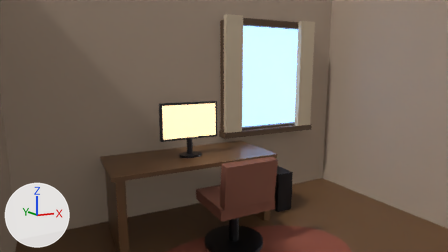
What one commit did to the Blender file Blender/CozyDeskRoom/cozydeskroom.blend.
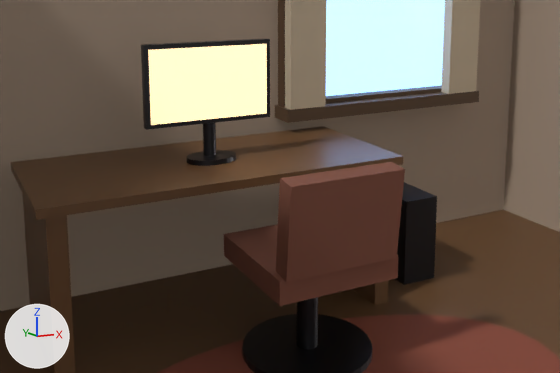
There are two pictures of each version: one from the file's camera 'Camera_Hero', one close up on the part from 21% to 78% of the width and 33% to 100% of the height. Lighting does not change. The marker at lower left points along +X, +Y and +Z. The older version's two pictures come first.

The first close-up shows 'BackWallBottom', 'BackWallLeft', 'ChairBack', 'ChairBase', 'ChairSeat', 'DeskPanelLeft', 'DeskTop', 'Floor', 'MonitorScreen', 'RightWall', 'Rug', 'WindowGlass' and 12 more.
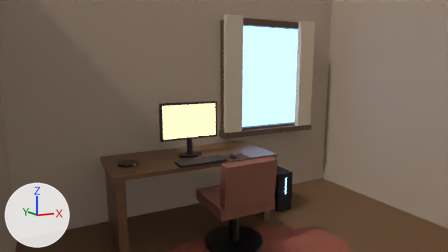
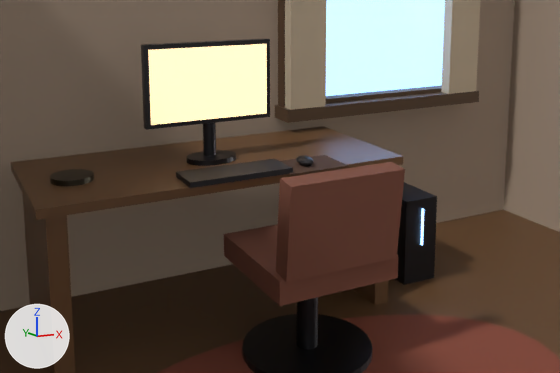
Boxes [x1, y1, x2, y2] around the edits, measured in the close-ups (560 x 373 px):
'Keyboard', added: after [176, 159, 293, 188]
'DeskLampBase', added: after [50, 169, 94, 186]
'Mousepad', added (brown): after [281, 155, 348, 175]
'Mouse', added: after [296, 155, 314, 166]
'ComputerTowerLED', added: after [420, 208, 424, 245]

What the commit changed:
Material 'DeskLampBase_Material' (mat_desklampbase_material) is new.
Its base color is (0.05, 0.045, 0.03) (brown #3f3c30).
Its metallic is 0.8.
Its roughness is 0.35.
Material 'Mousepad_Material' (mat_mousepad_material) is new.
Its base color is (0.08, 0.04, 0.025) (brown #50382c).
Its roughness is 0.95.
Material 'Mouse_Material' (mat_mouse_material) is new.
Its base color is (0.02, 0.02, 0.025) (black #27272c).
Its metallic is 0.2.
Its roughness is 0.4.
Material 'Keyboard_Material' (mat_keyboard_material) is new.
Its base color is (0.02, 0.02, 0.025) (black #27272c).
Its metallic is 0.1.
Material 'ComputerTowerLED_Material' (mat_computertowerled_material) is new.
Its base color is (0.3, 0.6, 1.0) (blue #95cbff).
Its roughness is 0.3.
Its emission color is (0.3, 0.6, 1.0) (blue #95cbff).
Its emission strength is 3.0.
Mesh me_desklampbase_mesh is new.
It is a 32-sided cylinder along z spanning x -1.0..1.0, y -1.0..1.0, z -1.0..1.0.
It uses material mat_desklampbase_material (brown #3f3c30).
Mesh me_mousepad_mesh is new.
It is a box spanning x -1.0..1.0, y -1.0..1.0, z -1.0..1.0.
It uses material mat_mousepad_material (brown #50382c).
Mesh me_mouse_mesh is new.
It is a UV sphere (16 segments, 8 rings, poles along z) spanning x -1.0..1.0, y -1.0..1.0, z -1.0..1.0.
It uses material mat_mouse_material (black #27272c).
Mesh me_keyboard_mesh is new.
It is a box spanning x -1.0..1.0, y -1.0..1.0, z -1.0..1.0.
It uses material mat_keyboard_material (black #27272c).
Mesh me_computertowerled_mesh is new.
It is a box spanning x -1.0..1.0, y -1.0..1.0, z -1.0..1.0.
It uses material mat_computertowerled_material (blue #95cbff, glowing blue #95cbff).
Object 'DeskLampBase' (ob_desklampbase) is new; it shows me_desklampbase_mesh.
Its location is (-1.0, 1.5, 0.772).
Its scale is (0.09, 0.09, 0.012).
Object 'Mousepad' (ob_mousepad) is new; it shows me_mousepad_mesh.
Its location is (0.02, 1.25, 0.761).
Its scale is (0.15, 0.11, 0.0015).
Object 'Mouse' (ob_mouse) is new; it shows me_mouse_mesh.
Its location is (0.0, 1.25, 0.782).
Its scale is (0.035, 0.055, 0.022).
Object 'Keyboard' (ob_keyboard) is new; it shows me_keyboard_mesh.
Its location is (-0.35, 1.25, 0.772).
Its scale is (0.24, 0.09, 0.012).
Object 'ComputerTowerLED' (ob_computertowerled) is new; it shows me_computertowerled_mesh.
Its location is (0.75, 1.32, 0.31).
Its scale is (0.005, 0.005, 0.1).
